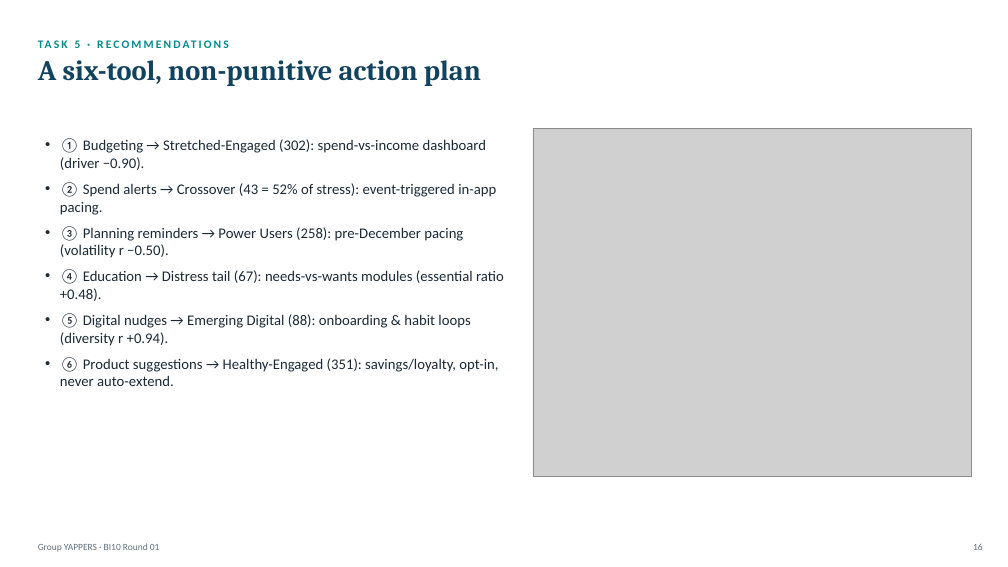
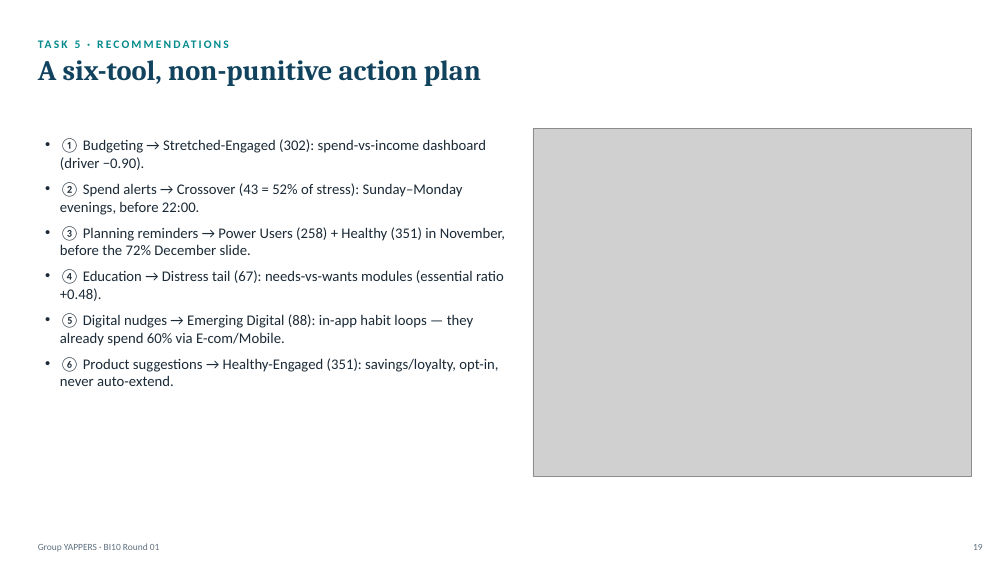
Before and after one commit to thanh-tai-435/BI10GroupYAPPERS, a slide deck: slide 19 of draft/YAPPERS_BI10_R01.pptx (slide 16 before the commit). Drawn at 1008x567 pixels with LibreOffice and Linux fonts; fonts in the diff are those of the drawing; grey boxes stand for pictures. Boxes give left, top, right and bottom in pixels: in the first picture for what was removed or moved away, otherwise in the second. Text is boxed around its words. In the diff, an @@ line names an element or a change of style, - is before the commit and + after.

```diff
--- a/draft/YAPPERS_BI10_R01.pptx
+++ b/draft/YAPPERS_BI10_R01.pptx
@@ text at [60, 182, 505, 255]: text changed @@
-• ② Spend alerts → Crossover (43 = 52% of stress): event-triggered in-app pacing.
-• ③ Planning reminders → Power Users (258): pre-December pacing (volatility r −0.50).
+• ② Spend alerts → Crossover (43 = 52% of stress): Sunday–Monday evenings, before 22:00.
+• ③ Planning reminders → Power Users (258) + Healthy (351) in November, before the 72% December slide.
@@ text at [60, 313, 474, 346]: text changed @@
-• ⑤ Digital nudges → Emerging Digital (88): onboarding & habit loops (diversity r +0.94).
+• ⑤ Digital nudges → Emerging Digital (88): in-app habit loops — they already spend 60% via E-com/Mobile.
```
Also in this commit, not shown: 12 other slides changed, 6 slides added, 2 slides removed, 25 other files.
